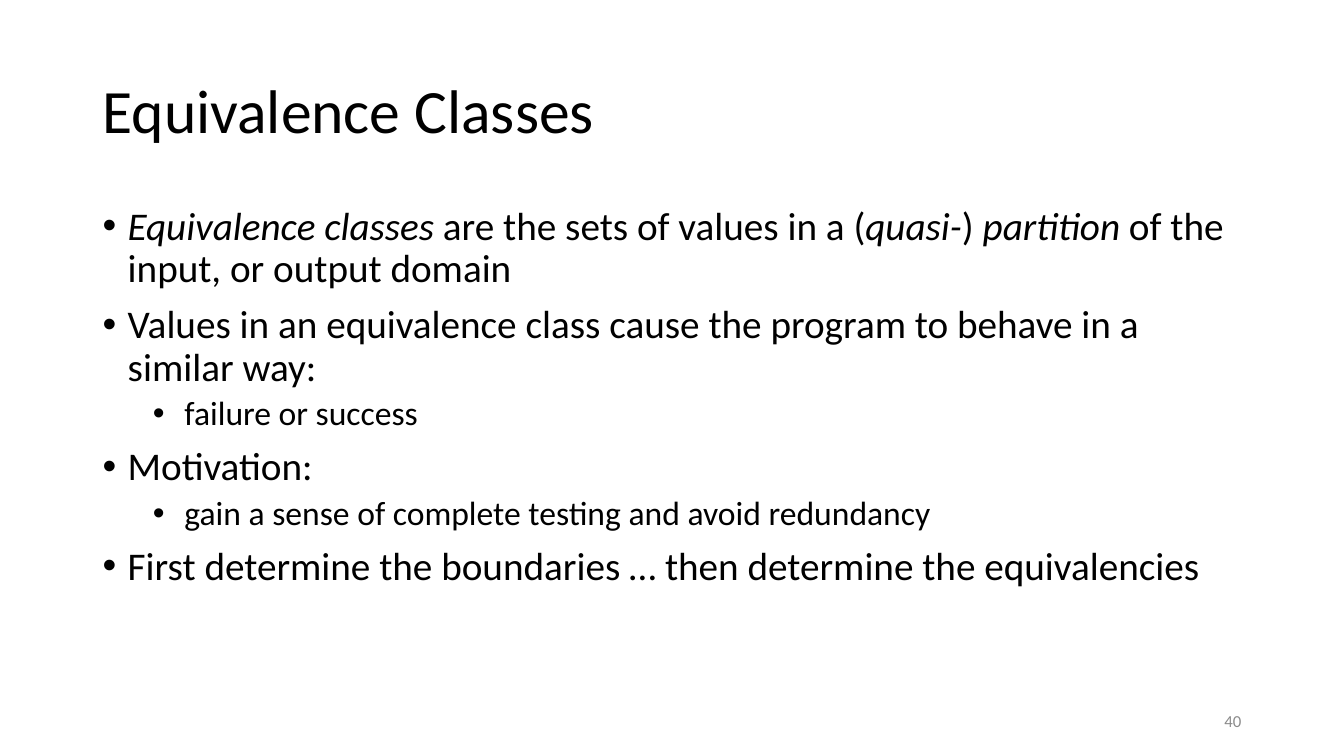
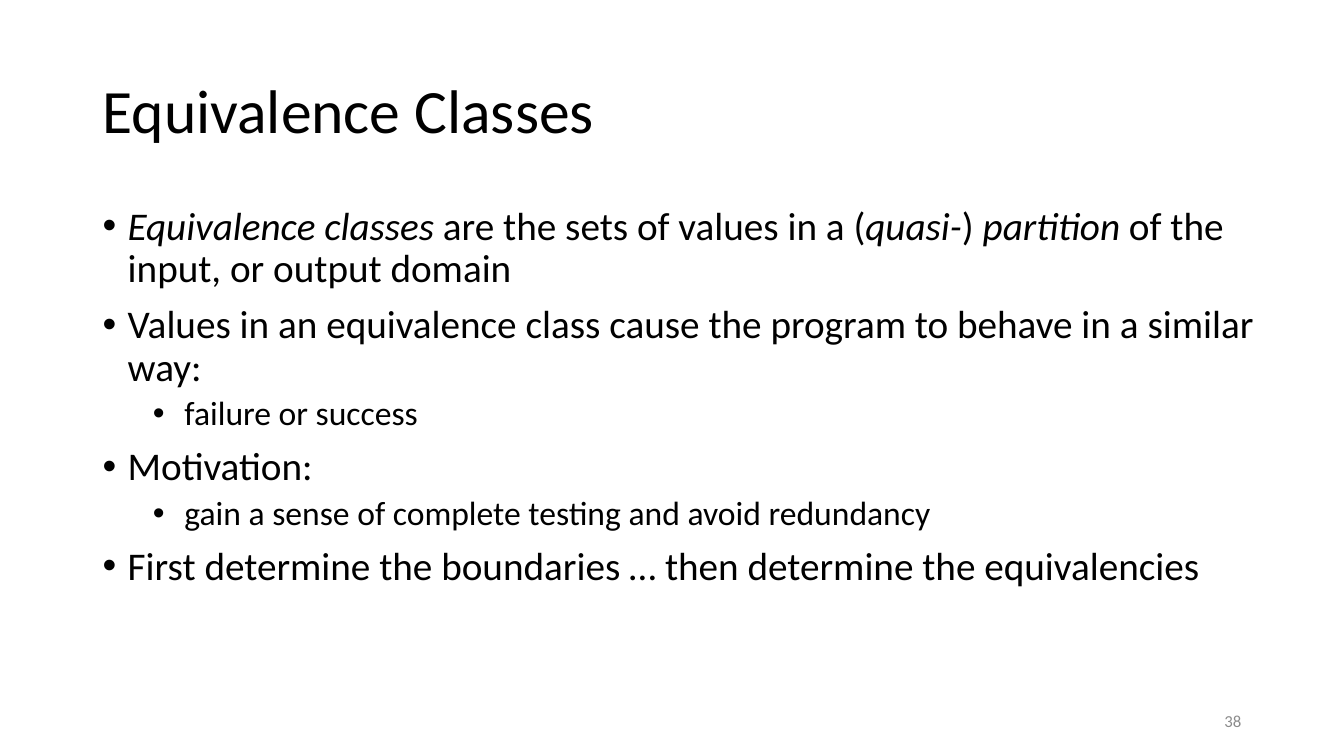
Before and after one commit to malenezi/malenezi, a slide deck: slide 38 of SE401/Lectures/6-Black Box Testing/Black Box Testing.pptx (slide 40 before the commit). Drawn at 1344x756 pixels with LibreOffice and Linux fonts; fonts in the diff are those of the drawing. Boxes give left, top, right and bottom in pixels: in the first picture for what was removed or moved away, otherwise in the second. Text is boxed around its words. In the diff, an @@ line names an element or a change of style, - is before the commit and + after.

```diff
--- a/SE401/Lectures/6-Black Box Testing/Black Box Testing.pptx
+++ b/SE401/Lectures/6-Black Box Testing/Black Box Testing.pptx
@@ text "Equivalence classes are the sets ..." rewrapped from (x1=128, y1=211, x2=1223, y2=587) to (x1=128, y1=211, x2=1254, y2=587) @@
@@ page number at (x1=1224, y1=715, x2=1241, y2=727): text changed @@
-40
+38
```
Also in this commit, not shown: 4 other slides changed, 2 slides removed.
